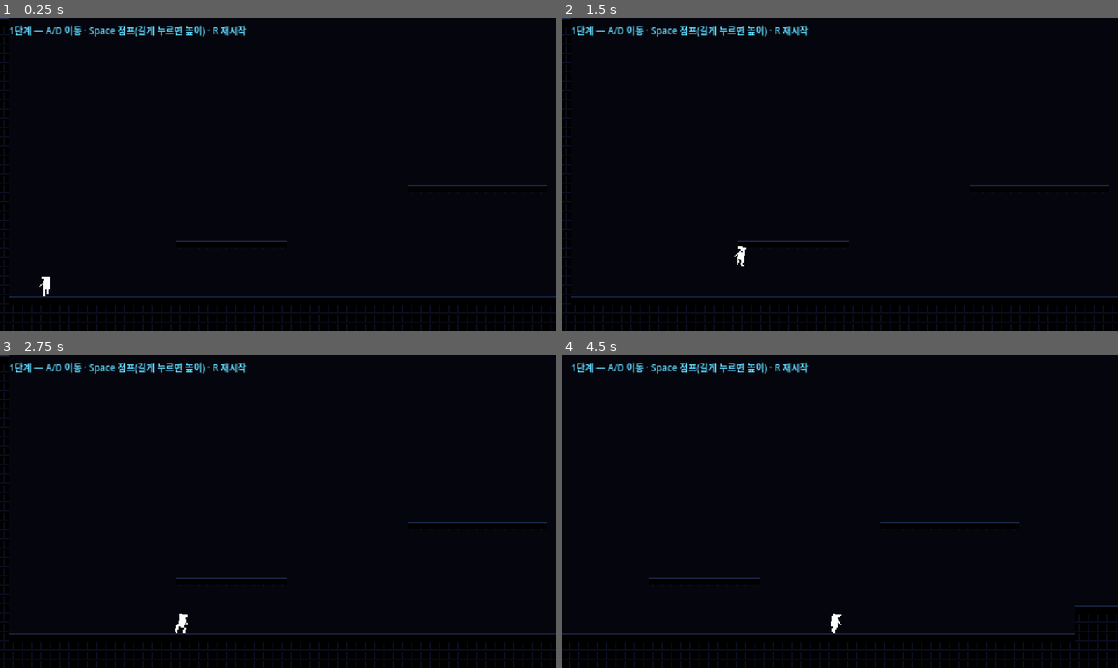
Above: before the commit, frames 1-4 (two rows, left to right).
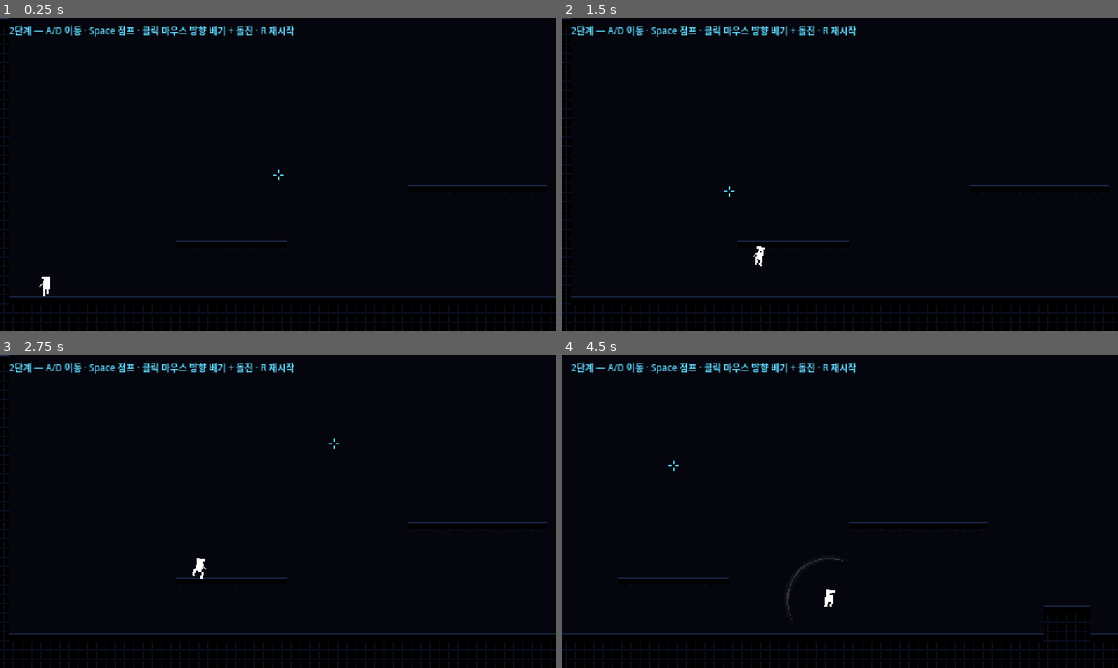
Above: after the commit, the same moments.

Repository: sinsiu60/vampire
Game: Godot game, scene res://scenes/Main.tscn
Two runs of this game, one before a commit and one after it. Both use one fixed random seed, a clock stepped at 60 frames per second and the inputs below.
Inputs (mouse positions are in pixels of both pictures, inside the frame that each line leads up to):
- Up to frame 1 (0.25 s): no input
- Up to frame 2 (1.5 s): tap Enter at 0.5 s; move the mouse to (962, 158) at 0.52 s; hold Space (jump) 0.53-1.28 s; hold D (move_right) from 0.53 s (still down); click (962, 158) at 0.6 s; move the mouse to (728, 190) at 1.27 s; tap Space (jump) at 1.35 s
- Up to frame 3 (2.75 s): tap Space (jump) at 1.52, 1.82 s; click (166, 527) at 1.55 s; move the mouse to (333, 442) at 2.02 s; release D (move_right) at 2.03 s; hold A (move_left) from 2.03 s (still down); hold Space (jump) from 2.03 s (still down); click (333, 442) at 2.1 s
- Up to frame 4 (4.5 s): move the mouse to (812, 574) at 2.77 s; release A (move_left) at 2.78 s; release Space (jump) at 2.78 s; hold D (move_right) 2.78-4.28 s; click (812, 574) at 2.85 s; tap Space (jump) at 3.02, 3.32 s; move the mouse to (1006, 558) at 3.52 s; hold Space (jump) 3.53-4.28 s; move the mouse to (673, 464) at 4.27 s; hold A (move_left) from 4.28 s (still down); click (673, 464) at 4.35 s

The runs differ from the first frame. In frame 1, 0.6% of the frame differs, in the area x 1-53%, y 2-52%; in frame 2, 0.7%; in frame 3, 0.7%; in frame 4, 2.8%, in the area x 0-100%, y 2-100%.

Commit message:
공백(BLANK) 2단계: 마우스 방향 베기 + 돌진 + 헛스윙 잠금 + 반달 궤적
- 좌클릭 시 마우스 방향 베기, 같은 방향 돌진(330px/s, 0.085초 → 35% 유지)
- 공중 위쪽 돌진은 착지 전 1회, 땅에서 아래로 베면 돌진 없음, 베는 방향으로 몸 돌림
- 쿨타임 0.3초, 헛스윙(0.15초 동안 패링·처치 없음) 시 0.3초 추가 잠금 + whiffed 신호
- 칼 판정 slash_hits / slash_hits_rect (근접 적 단계에서 사용), 근접 패링 창 in_parry_window
- 반달 베기 궤적: 3프레임 유지 후 0.09초 동안 가늘어지며 사라짐 (DrawUtil.crescent)
- 하늘색 조준점, OS 커서 숨김

Co-Authored-By: Claude Opus 5.5 <noreply@anthropic.com>
Claude-Session: https://claude.ai/code/session_01Hw7CUmAL3io1FzSxzDnmmR

Diff:
--- a/blank/scenes/Main.tscn
+++ b/blank/scenes/Main.tscn
@@ -1,8 +1,9 @@
-[gd_scene load_steps=4 format=3]
+[gd_scene load_steps=5 format=3]
 
 [ext_resource type="Script" path="res://scripts/Main.gd" id="1_main"]
 [ext_resource type="PackedScene" path="res://scenes/Room.tscn" id="2_room"]
 [ext_resource type="PackedScene" path="res://scenes/Player.tscn" id="3_player"]
+[ext_resource type="Script" path="res://scripts/Crosshair.gd" id="4_cross"]
 
 [node name="Main" type="Node2D"]
 script = ExtResource("1_main")
@@ -20,4 +21,14 @@
 offset_bottom = 20.0
 theme_override_colors/font_color = Color(0.372549, 0.847059, 1, 1)
 theme_override_font_sizes/font_size = 8
-text = "1단계 — A/D 이동 · Space 점프(길게 누르면 높이) · R 재시작"
+text = "2단계 — A/D 이동 · Space 점프 · 클릭 마우스 방향 베기 + 돌진 · R 재시작"
+
+[node name="Crosshair" type="Control" parent="HUD"]
+layout_mode = 3
+anchors_preset = 15
+anchor_right = 1.0
+anchor_bottom = 1.0
+grow_horizontal = 2
+grow_vertical = 2
+mouse_filter = 2
+script = ExtResource("4_cross")
--- /dev/null
+++ b/blank/scripts/Crosshair.gd
@@ -0,0 +1,21 @@
+extends Control
+## 조준점 (하늘색 십자). 운영체제 커서는 숨기고 이걸 그린다. HUD(CanvasLayer) 아래에 둔다.
+
+
+func _ready() -> void:
+	mouse_filter = Control.MOUSE_FILTER_IGNORE
+	set_anchors_preset(Control.PRESET_FULL_RECT)
+	Input.mouse_mode = Input.MOUSE_MODE_HIDDEN
+
+
+func _process(_delta: float) -> void:
+	queue_redraw()
+
+
+func _draw() -> void:
+	var m := get_viewport().get_mouse_position().round()
+	var c: Color = Config.colors.ui
+	draw_rect(Rect2(m.x - 4, m.y, 3, 1), c)
+	draw_rect(Rect2(m.x + 2, m.y, 3, 1), c)
+	draw_rect(Rect2(m.x, m.y - 4, 1, 3), c)
+	draw_rect(Rect2(m.x, m.y + 2, 1, 3), c)
--- /dev/null
+++ b/blank/scripts/DrawUtil.gd
@@ -0,0 +1,32 @@
+class_name DrawUtil
+## 여러 노드가 같이 쓰는 그리기 함수 (CanvasItem._draw 안에서 호출)
+
+
+## 초승달/반달: center 중심, 반지름 r, a0 에서 span(라디안)만큼. u0~u1 구간만 그림 (휘두르는 중간 모습).
+## 가운데가 thick_max 로 가장 두껍고 양끝이 가늘다. glow > 0 이면 바깥에 옅은 번짐을 한 겹 더.
+static func crescent(ci: CanvasItem, center: Vector2, r: float, a0: float, span: float,
+		u0: float, u1: float, thick_max: float, color: Color, glow := 0.0) -> void:
+	if u1 - u0 < 0.01 or thick_max <= 0.0:
+		return
+	if glow > 0.0:
+		var halo := color
+		halo.a *= 0.25
+		_crescent_poly(ci, center, r + glow * 0.4, a0, span, u0, u1, thick_max + glow * 0.8, halo)
+	_crescent_poly(ci, center, r, a0, span, u0, u1, thick_max, color)
+
+
+static func _crescent_poly(ci: CanvasItem, center: Vector2, r: float, a0: float, span: float,
+		u0: float, u1: float, thick_max: float, color: Color) -> void:
+	const N := 18
+	var outer := PackedVector2Array()
+	var inner := PackedVector2Array()
+	for i in N + 1:
+		var u := lerpf(u0, u1, float(i) / N)
+		var a := a0 + span * u
+		var th := pow(sin(PI * u), 0.8) * thick_max
+		var d := Vector2(cos(a), sin(a))
+		outer.append(center + d * r)
+		inner.append(center + d * (r - th))
+	inner.reverse()
+	outer.append_array(inner)
+	ci.draw_colored_polygon(outer, color)
--- a/blank/scripts/Player.gd
+++ b/blank/scripts/Player.gd
@@ -1,23 +1,35 @@
 extends CharacterBody2D
 class_name Player
-## 플레이어: 이동 · 가변 점프(코요테 타임 + 점프 버퍼) · 흰 실루엣 그리기
+## 플레이어: 이동 · 가변 점프(코요테 타임 + 점프 버퍼) · 마우스 방향 베기 + 돌진 · 흰 실루엣 그리기
 ## 노드 원점 = 발 중앙. 충돌 박스는 Config.player 의 w×h 로 _ready 에서 맞춤.
-## (베기·패링은 다음 단계에서 추가)
-
-signal died
-
-var facing := 1                 # 1 = 오른쪽, -1 = 왼쪽
+
+signal slashed(angle: float)     ## 베기 시작 (효과음·패링 판정이 듣는다)
+signal whiffed                   ## 헛스윙 (패링·처치 없이 끝난 베기)
+
+var facing := 1                  # 1 = 오른쪽, -1 = 왼쪽
 var dead := false
 
-var _coyote := 0.0              # 남은 코요테 타임
-var _jump_buf := 0.0            # 남은 점프 버퍼
-var _jumping := false           # 점프로 상승 중 (가변 점프 컷 대상)
-
-# 애니메이션 (프로토타입과 같은 프레임 단위 보간)
-var _lean := 0.0                # 몸 기울기 (라디안)
-var _sx := 1.0                  # squash & stretch
+# ---- 베기
+var slash_t := -1.0              ## 베기 시작 후 경과 시간 (-1 = 베는 중 아님)
+var slash_angle := 0.0           ## 베는 방향 (라디안, 화면 좌표: +y 아래)
+var slash_used := false          ## 이번 베기가 패링/처치에 쓰였는가 (아니면 헛스윙) — 적 단계에서 세팅
+var _slash_flip := 1             # 베는 방향(위→아래 / 아래→위)을 번갈아
+var _slash_cd := 0.0             # 다음 베기까지 남은 시간
+var _whiff_checked := false
+var _dash_t := 0.0               # 돌진 남은 시간
+var _air_up_used := false        # 공중 위쪽 돌진을 이미 썼나
+var _trail := {}                 # 반달 베기 궤적 { ticks, angle, flip } (비어 있으면 없음)
+
+# ---- 이동
+var _coyote := 0.0
+var _jump_buf := 0.0
+var _jumping := false
+
+# ---- 애니메이션 (프로토타입과 같은 프레임 단위 보간)
+var _lean := 0.0
+var _sx := 1.0
 var _sy := 1.0
-var _run_phase := 0.0           # 달리기 다리 주기
+var _run_phase := 0.0
 
 
 func _ready() -> void:
@@ -29,20 +41,92 @@
 	floor_snap_length = 2.0
 
 
-## 몸 중심 (베기·조준 기준점)
+## 몸 중심 (베기·조준 기준점, 전역 좌표)
 func center() -> Vector2:
-	return global_position + Vector2(0, -Config.player.h / 2.0)
+	return global_position + _center_local()
+
+
+func _center_local() -> Vector2:
+	return Vector2(0, -Config.player.h / 2.0)
+
+
+func is_slashing() -> bool:
+	return slash_t >= 0.0
+
+
+## 근접 패링 판정 창 안인가
+func in_parry_window() -> bool:
+	return slash_t >= 0.0 and slash_t < Config.slash.parry_window
+
+
+## 점(반지름 r)이 지금 칼 부채꼴 안에 있는가 (전역 좌표). range_mul = 판정 거리 배율
+func slash_hits(p: Vector2, r := 0.0, range_mul := 1.0) -> bool:
+	if not is_slashing():
+		return false
+	var S: Dictionary = Config.slash
+	var d := p - center()
+	var dist := d.length()
+	if dist > S.radius * range_mul + r:
+		return false
+	if dist < 6.0 + r:
+		return true
+	return absf(angle_difference(slash_angle, d.angle())) <= S.arc_half + asin(minf(1.0, r / dist))
+
+
+## 사각형(적 몸통 등, 전역 좌표)이 칼에 닿았는가: 가장 가까운 점 + 중심점으로 판정
+func slash_hits_rect(rect: Rect2, range_mul := 1.0) -> bool:
+	var c := center()
+	var q := Vector2(clampf(c.x, rect.position.x, rect.end.x), clampf(c.y, rect.position.y, rect.end.y))
+	return slash_hits(q, 0.0, range_mul) or slash_hits(rect.get_center(), 3.0, range_mul)
 
 
 func _physics_process(delta: float) -> void:
 	if dead:
 		return
 	var c: Dictionary = Config.player
+	var S: Dictionary = Config.slash
 	var was_on_floor := is_on_floor()
 
-	# 수평 이동: 목표 속도로 가속/감속, 방향 전환은 더 빠릿하게
+	# ---- 베기 타이머 · 헛스윙
+	_slash_cd = maxf(0.0, _slash_cd - delta)
+	if is_slashing():
+		slash_t += delta
+		# 패링 창(PARRY_EARLY)과 직접 베기 판정(hit_time)이 끝날 때까지 아무것도 못 쳤으면 잠시 베기 불가
+		if not _whiff_checked and slash_t >= maxf(Config.shot.PARRY_EARLY, S.hit_time):
+			_whiff_checked = true
+			if not slash_used:
+				_slash_cd = maxf(_slash_cd, Config.shot.WHIFF_COOLDOWN)
+				whiffed.emit()
+		if slash_t >= S.duration:
+			slash_t = -1.0
+	if Input.is_action_just_pressed("slash") and _slash_cd <= 0.0:
+		_start_slash(get_global_mouse_position())
+
+	# ---- 점프 입력 타이머 (돌진 중에도 계속 셈)
+	if Input.is_action_just_pressed("jump"):
+		_jump_buf = c.jump_buffer
+	else:
+		_jump_buf = maxf(0.0, _jump_buf - delta)
+	if was_on_floor:
+		_coyote = c.coyote_time
+		_air_up_used = false
+	else:
+		_coyote = maxf(0.0, _coyote - delta)
+
+	# ---- 돌진 중: 입력·중력 무시하고 베는 방향으로 쭉
+	if _dash_t > 0.0:
+		_dash_t -= delta
+		if _dash_t <= 0.0:
+			velocity *= S.dash_keep
+		var vy_dash := velocity.y
+		move_and_slide()
+		_animate(delta, was_on_floor, vy_dash, false)
+		queue_redraw()
+		return
+
+	# ---- 수평 이동: 목표 속도로 가속/감속, 방향 전환은 더 빠릿하게
 	var ax := int(Input.is_action_pressed("move_right")) - int(Input.is_action_pressed("move_left"))
-	if ax != 0:
+	if ax != 0 and not is_slashing():
 		facing = ax
 	var accel: float
 	if was_on_floor:
@@ -53,16 +137,7 @@
 		accel *= c.turn_accel_mul
 	velocity.x = move_toward(velocity.x, ax * c.run_speed, accel * delta)
 
-	# 점프: 버퍼(착지 직전 누른 입력 기억) + 코요테 타임(발판을 벗어난 직후에도 허용)
-	if Input.is_action_just_pressed("jump"):
-		_jump_buf = c.jump_buffer
-	else:
-		_jump_buf = maxf(0.0, _jump_buf - delta)
-	if was_on_floor:
-		_coyote = c.coyote_time
-	else:
-		_coyote = maxf(0.0, _coyote - delta)
-
+	# ---- 점프: 버퍼 + 코요테 타임
 	var jumped := false
 	if _jump_buf > 0.0 and _coyote > 0.0:
 		velocity.y = -c.jump_speed
@@ -77,7 +152,7 @@
 	if velocity.y >= 0.0:
 		_jumping = false
 
-	# 중력 (하강 중엔 더 무겁게)
+	# ---- 중력 (하강 중엔 더 무겁게)
 	var g: float = c.gravity * (c.fall_gravity_mul if velocity.y > 0.0 else 1.0)
 	velocity.y = minf(velocity.y + g * delta, c.max_fall)
 
@@ -87,11 +162,47 @@
 	queue_redraw()
 
 
+## 마우스 방향으로 베기 시작 + 같은 방향으로 짧게 돌진
+func _start_slash(aim: Vector2) -> void:
+	var S: Dictionary = Config.slash
+	var a := (aim - center()).angle()
+	slash_angle = a
+	slash_t = 0.0
+	slash_used = false
+	_whiff_checked = false
+	_slash_cd = S.cooldown
+	_slash_flip = -_slash_flip
+	_trail = { "ticks": 0, "angle": a, "flip": _slash_flip }
+	var d := Vector2(cos(a), sin(a))
+	if absf(d.x) > 0.15:
+		facing = int(signf(d.x))
+	# 공중 위쪽 돌진은 착지 전까지 1회 — 무한 체공 방지
+	if not is_on_floor() and d.y < 0.0:
+		if S.air_up_once and _air_up_used:
+			d.y = 0.0
+		_air_up_used = true
+	if is_on_floor() and d.y > 0.0:
+		d.y = 0.0
+	velocity = d * S.dash_speed
+	_dash_t = S.dash_time
+	_jumping = false
+	# 돌진 방향으로 늘어남
+	_sx = 1.0 + Config.anim.dash_stretch
+	_sy = 1.0 - Config.anim.dash_stretch * 0.5
+	slashed.emit(a)
+
+
 func _animate(delta: float, was_on_floor: bool, vy_before: float, jumped: bool) -> void:
 	var a: Dictionary = Config.anim
 	var c: Dictionary = Config.player
-	# 기울이기: 속도 방향으로
-	var target_lean: float = clampf(velocity.x / c.run_speed, -1.0, 1.0) * a.lean_max
+	var J: Dictionary = Config.juice
+	# 반달 궤적 수명: HOLD 프레임 꽉 찬 채 + FADE 초 동안 사라짐
+	if not _trail.is_empty():
+		_trail.ticks += 1
+		if _trail.ticks > J.SLASH_TRAIL_HOLD + J.SLASH_TRAIL_FADE * Config.fps:
+			_trail = {}
+	# 기울이기: 속도 방향으로 (돌진 중엔 똑바로)
+	var target_lean: float = 0.0 if _dash_t > 0.0 else clampf(velocity.x / c.run_speed, -1.0, 1.0) * a.lean_max
 	_lean = lerpf(_lean, target_lean, 0.25)
 	# 늘이고 줄이기: 점프 순간 세로로, 착지 순간 납작하게 (낙하 속도에 비례)
 	if jumped:
@@ -103,7 +214,6 @@
 		_sx = 1.0 + k
 	_sx = lerpf(_sx, 1.0, a.spring_back)
 	_sy = lerpf(_sy, 1.0, a.spring_back)
-	# 달리기 다리 주기
 	if is_on_floor():
 		_run_phase += absf(velocity.x) * delta * 0.28
 
@@ -111,27 +221,47 @@
 func _draw() -> void:
 	if dead:
 		return
-	# 발을 기준으로 기울이고(lean) 늘이고 줄임(sx, sy). 방향은 x 배율 부호로
+	_draw_body()
+	_draw_trail()
+
+
+# 흰 실루엣. 발을 기준으로 기울이고(lean) 늘이고 줄임(sx, sy). 방향은 x 배율 부호로
+func _draw_body() -> void:
 	draw_set_transform(Vector2.ZERO, _lean, Vector2(facing * _sx, _sy))
 	var col: Color = Config.colors.player
-	# 다리
 	if not is_on_floor():
 		var tuck := 1 if velocity.y < 0.0 else 0
 		draw_rect(Rect2(-3, -6, 2, 5 - tuck), col)
 		draw_rect(Rect2(1, -6, 2, 4), col)
 		draw_rect(Rect2(2, -3, 2, 1), col)
 	else:
-		var s1 := sin(_run_phase)
-		var s2 := sin(_run_phase + PI)
 		var lift1 := maxf(0.0, roundf(-cos(_run_phase) * 1.5))
 		var lift2 := maxf(0.0, roundf(cos(_run_phase) * 1.5))
-		draw_rect(Rect2(-3 + roundf(s1 * 2.5), -6, 2, 6 - lift1), col)
-		draw_rect(Rect2(0 + roundf(s2 * 2.5), -6, 2, 6 - lift2), col)
-	# 몸통 + 머리 + 뒷머리
-	draw_rect(Rect2(-3, -13, 6, 7), col)
-	draw_rect(Rect2(-2, -17, 5, 4), col)
-	draw_rect(Rect2(-4, -17, 2, 2), col)
-	# 칼집 (등 뒤에 비스듬히)
-	for p in [Vector2(-4, -11), Vector2(-5, -10), Vector2(-6, -9), Vector2(-3, -12)]:
-		draw_rect(Rect2(p, Vector2.ONE), col)
+		draw_rect(Rect2(-3 + roundf(sin(_run_phase) * 2.5), -6, 2, 6 - lift1), col)
+		draw_rect(Rect2(roundf(sin(_run_phase + PI) * 2.5), -6, 2, 6 - lift2), col)
+	draw_rect(Rect2(-3, -13, 6, 7), col)      # 몸통
+	draw_rect(Rect2(-2, -17, 5, 4), col)      # 머리
+	draw_rect(Rect2(-4, -17, 2, 2), col)      # 뒷머리
+	# 칼집 (베지 않을 때 등 뒤에 비스듬히)
+	if not is_slashing() and _trail.is_empty():
+		for p in [Vector2(-4, -11), Vector2(-5, -10), Vector2(-6, -9), Vector2(-3, -12)]:
+			draw_rect(Rect2(p, Vector2.ONE), col)
 	draw_set_transform(Vector2.ZERO, 0.0, Vector2.ONE)
+
+
+# 반달 베기 궤적: SLASH_TRAIL_HOLD 프레임 동안 꽉 찬 채로 보인 뒤 빠르게 가늘어지며 사라짐
+func _draw_trail() -> void:
+	if _trail.is_empty():
+		return
+	var J: Dictionary = Config.juice
+	var fade_ticks: float = J.SLASH_TRAIL_FADE * Config.fps
+	var k: float = 0.0 if _trail.ticks <= J.SLASH_TRAIL_HOLD else (_trail.ticks - J.SLASH_TRAIL_HOLD) / fade_ticks
+	if k >= 1.0:
+		return
+	var r: float = J.SLASH_TRAIL_RADIUS + k * 4.0              # 사라지며 살짝 퍼짐
+	var thick: float = r * J.SLASH_TRAIL_THICK * (1.0 - k)
+	var half: float = deg_to_rad(J.SLASH_TRAIL_ARC)
+	var col: Color = Config.colors.player
+	col.a = 1.0 - k * k
+	DrawUtil.crescent(self, _center_local(), r, _trail.angle - half * _trail.flip, half * 2.0 * _trail.flip,
+		0.0, 1.0, thick, col, 6.0)
Not shown, added: blank/scripts/Crosshair.gd.uid
Not shown, added: blank/scripts/DrawUtil.gd.uid
Not shown, changed: blank/README.md
